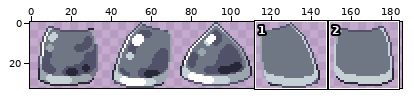
One commit to this sprite sheet: NPCs/Boss/SquidBoss/BodyOver.png. Above: a wide view before the commit, with the close-up outlined.
Close-up. The starting point:
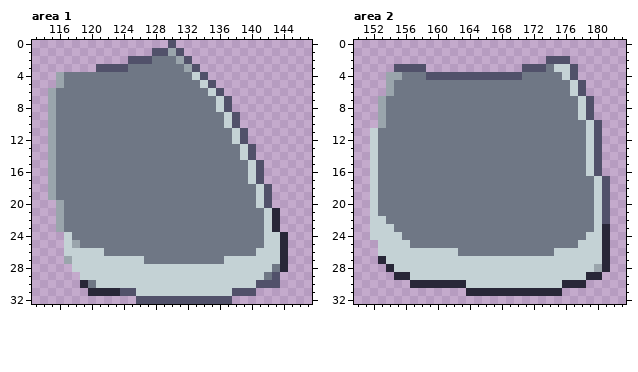
The file is 372x66 pixels, drawn in blocks of 2x2; one block is one cell here. Shown: area 1: x 113..147, y 0..32; area 2: x 150..183, y 0..32.
After:
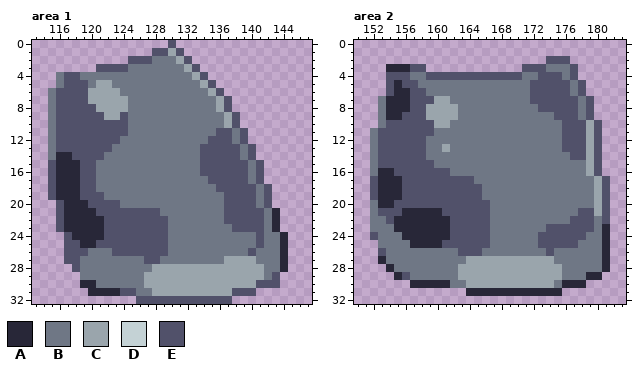
Palette (. is transparent): A #282738  B #6f7785  C #9aa5ac  D #c4d2d5  E #51516a
Difference:
Changed rows in their new state; - is an unchanged pixel.
Area 1:
first column x 115:
 4 -BEE--------------C----------
 5 -BEEE-CC-----------C---------
 6 BEEEECCCC-----------C--------
 7 BEEEECCCCC-----------C-------
 8 BEEEEECCCC-----------C-------
 9 BEEEEEECCE------------C------
10 BEEEEEEEEE------------C------
11 BEEEEEEEEE-----------EEB-----
12 BEEEEEEEE-----------EEEB-----
13 BEEEEEEE-----------EEEEEB----
14 BAAEEEE------------EEEEEB----
15 EAAAEE-------------EEEEEEB---
16 EAAAEE-------------EEEEEEB---
17 EAAAEE--------------EEEEEB---
18 EAAAEE---------------EEEEEB--
19 EAAAEEE---------------EEEEB--
20 -EAAAEEEE-------------EEEEB--
21 -EAAAAEEEEEEEE--------EEEEEB-
22 -EAAAAAEEEEEEEE-------EEEEEB-
23 -EAAAAAEEEEEEEE--------EEEEB-
24 --EAAAAEEEEEEEE-----------EBB
25 --EEAAEEEEEEEEE-----------EBB
26 --EEEBB-EEEEEEE----------EBBB
27 --EEBBBBBBBBEE--------CCCCBBB
28 ---EBBBBBBBBBCCCCCCCCCCCCCCB-
29 ----BBBBBBBBCCCCCCCCCCCCCCC--
30 -----ABBBBBBCCCCCCCCCCCCCC---
31 -----------BBCCCCCCCCCC------
Area 2:
first column x 152:
 3 --AAA------------------BB----
 4 --EEE----------------EEEB----
 5 --EAEE--------------EEEEEB---
 6 --EAAEE-------------EEEEEB---
 7 -BAAAEEECC----------EEEEEEB--
 8 -BAAAEECCCC----------EEEEEB--
 9 -BAAEEECCCC------------EEEB--
10 -BEEEEEECC--------------EEEC-
11 BEEEEEEE----------------EEEC-
12 BEEEEEE-----------------EEEC-
13 BEEEEEE--C--------------EEEC-
14 BEEEEEE------------------EEC-
15 BEEEEEEE-------------------C-
16 BAAEEEEEEE-----------------C-
17 EAAAEEEEEEEEE---------------C
18 EAAAEEEEEEEEEE--------------C
19 EAAAEEEEEEEEEE--------------C
20 BAAEEEEEEEEEEEE-------------C
21 BEEEAAAAAEEEEEE-----------EEC
22 BBEAAAAAAAEEEEE----------EEEB
23 BBBAAAAAAAEEEEE-------EEEEEEB
24 EBBBAAAAAAEEEEE------EEEEEEBB
25 -BBBBAAAAEEEEEE------EEEEEBBB
26 -EBBBBBBBBBEEE--------EBBBBBB
27 --BBBBBBBBBBCCCCCCCCCCCBBBBBB
28 ---BBBBBBBBCCCCCCCCCCCCCBBBBB
29 ----EBBBBBBCCCCCCCCCCCCCBBB--
30 ----------BBCCCCCCCCCCCB-----
